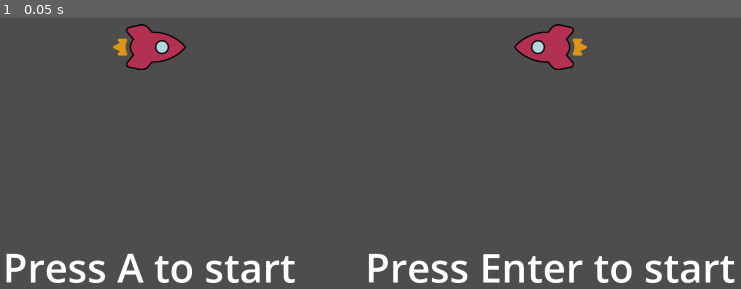
Above: before the commit, frame 1.
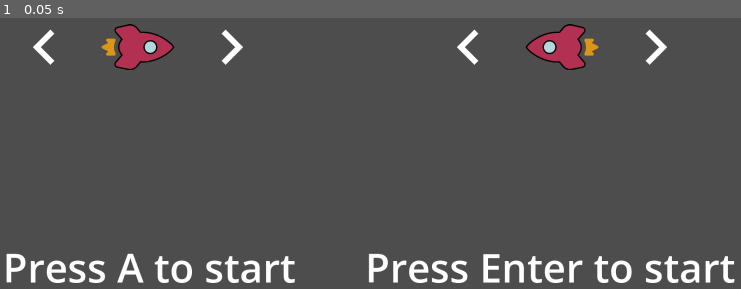
Above: after the commit, the same moment.

Repository: RajwolChapagain/Arcade-Game
Game: Godot game, scene res://UI/main_menu.tscn
Same seed, same stepped clock (60 frames per second), same inputs: the game is played once before the commit and once after it. This scene is started directly instead of the project's main scene.
Inputs:
- Up to frame 1 (0.05 s): no input

The runs differ from the first frame. In frame 1, 2.4% of the frame differs, in the area x 4-91%, y 2-20%.

Commit message:
Add arrows to main menu

Diff:
--- a/UI/main_menu.tscn
+++ b/UI/main_menu.tscn
@@ -1,5 +1,6 @@
-[gd_scene load_steps=2 format=3 uid="uid://mf26dw6pyc04"]
+[gd_scene load_steps=3 format=3 uid="uid://mf26dw6pyc04"]
 
+[ext_resource type="Texture2D" uid="uid://c87ojw4yeuuud" path="res://UI/right_arrow.svg" id="1_5rmpm"]
 [ext_resource type="Texture2D" uid="uid://dvoiqv1dp1eab" path="res://ship/stock_ship.svg" id="1_835c4"]
 
 [node name="MainMenu" type="Control"]
@@ -11,7 +12,7 @@
 grow_vertical = 2
 size_flags_vertical = 4
 
-[node name="HBoxContainer" type="HBoxContainer" parent="."]
+[node name="Prompt" type="HBoxContainer" parent="."]
 layout_mode = 1
 anchors_preset = 12
 anchor_top = 1.0
@@ -23,7 +24,7 @@
 grow_vertical = 0
 alignment = 1
 
-[node name="Label" type="Label" parent="HBoxContainer"]
+[node name="Label" type="Label" parent="Prompt"]
 layout_mode = 2
 size_flags_horizontal = 3
 theme_override_font_sizes/font_size = 100
@@ -31,7 +32,7 @@
 horizontal_alignment = 1
 vertical_alignment = 1
 
-[node name="Label2" type="Label" parent="HBoxContainer"]
+[node name="Label2" type="Label" parent="Prompt"]
 layout_mode = 2
 size_flags_horizontal = 3
 theme_override_font_sizes/font_size = 100
@@ -39,24 +40,76 @@
 horizontal_alignment = 1
 vertical_alignment = 1
 
-[node name="HBoxContainer2" type="HBoxContainer" parent="."]
+[node name="Selection" type="HBoxContainer" parent="."]
 layout_mode = 1
 anchors_preset = 14
 anchor_top = 0.5
 anchor_right = 1.0
 anchor_bottom = 0.5
+offset_left = 207.0
+offset_top = -57.0
+offset_right = -207.0
+offset_bottom = 58.0
 grow_horizontal = 2
 grow_vertical = 2
 
-[node name="TextureRect" type="TextureRect" parent="HBoxContainer2"]
+[node name="LeftItems" type="HBoxContainer" parent="Selection"]
 layout_mode = 2
 size_flags_horizontal = 3
+
+[node name="LeftLeftArrow" type="TextureRect" parent="Selection/LeftItems"]
+layout_mode = 2
+texture = ExtResource("1_5rmpm")
+stretch_mode = 3
+flip_h = true
+
+[node name="Control" type="Control" parent="Selection/LeftItems"]
+layout_mode = 2
+size_flags_horizontal = 3
+
+[node name="LeftShip" type="TextureRect" parent="Selection/LeftItems"]
+layout_mode = 2
 texture = ExtResource("1_835c4")
 stretch_mode = 5
 
-[node name="TextureRect2" type="TextureRect" parent="HBoxContainer2"]
+[node name="Control2" type="Control" parent="Selection/LeftItems"]
 layout_mode = 2
 size_flags_horizontal = 3
+
+[node name="LeftRightArrow" type="TextureRect" parent="Selection/LeftItems"]
+layout_mode = 2
+texture = ExtResource("1_5rmpm")
+stretch_mode = 3
+
+[node name="Seperator" type="Control" parent="Selection"]
+layout_mode = 2
+size_flags_horizontal = 3
+
+[node name="RightItems" type="HBoxContainer" parent="Selection"]
+layout_mode = 2
+size_flags_horizontal = 3
+
+[node name="RightLeftArrow" type="TextureRect" parent="Selection/RightItems"]
+layout_mode = 2
+texture = ExtResource("1_5rmpm")
+stretch_mode = 3
+flip_h = true
+
+[node name="Control3" type="Control" parent="Selection/RightItems"]
+layout_mode = 2
+size_flags_horizontal = 3
+
+[node name="RightShip" type="TextureRect" parent="Selection/RightItems"]
+layout_mode = 2
 texture = ExtResource("1_835c4")
 stretch_mode = 5
 flip_h = true
+
+[node name="Control4" type="Control" parent="Selection/RightItems"]
+layout_mode = 2
+size_flags_horizontal = 3
+
+[node name="RightRightArrow" type="TextureRect" parent="Selection/RightItems"]
+layout_mode = 2
+texture = ExtResource("1_5rmpm")
+stretch_mode = 3
--- /dev/null
+++ b/UI/right_arrow.svg
@@ -0,0 +1,35 @@
+<?xml version="1.0" encoding="UTF-8" standalone="no"?>
+<svg
+   width="14.233756mm"
+   height="23.176373mm"
+   viewBox="0 0 14.233756 23.176373"
+   version="1.1"
+   id="svg1940"
+   sodipodi:docname="rocket-6972424.svg"
+   xml:space="preserve"
+   inkscape:export-filename="..\Projects\Godot\Arcade-Game\UI\right_arrow.svg"
+   inkscape:export-xdpi="96"
+   inkscape:export-ydpi="96"
+   xmlns:inkscape="http://www.inkscape.org/namespaces/inkscape"
+   xmlns:sodipodi="http://sodipodi.sourceforge.net/DTD/sodipodi-0.dtd"
+   xmlns="http://www.w3.org/2000/svg"
+   xmlns:svg="http://www.w3.org/2000/svg"
+   xmlns:rdf="http://www.w3.org/1999/02/22-rdf-syntax-ns#"
+   xmlns:cc="http://creativecommons.org/ns#"
+   xmlns:dc="http://purl.org/dc/elements/1.1/"><sodipodi:namedview
+     id="namedview1"
+     pagecolor="#ffffff"
+     bordercolor="#000000"
+     borderopacity="0.25"
+     inkscape:showpageshadow="2"
+     inkscape:pageopacity="0.0"
+     inkscape:pagecheckerboard="true"
+     inkscape:deskcolor="#d1d1d1"
+     inkscape:document-units="mm" /><title
+     id="title1031">Spaceship</title><defs
+     id="defs1937" /><metadata
+     id="metadata1029"><rdf:RDF><cc:Work
+         rdf:about=""><dc:title>Spaceship</dc:title></cc:Work></rdf:RDF></metadata><path
+     id="path3"
+     style="fill:#ffffff;stroke-width:0.264583"
+     d="M 2.6458358,-3.9401932e-7 -4.2489517e-6,2.6458336 8.9420828,11.58844 -4.2489517e-6,20.530526 2.6458258,23.176366 14.233753,11.588438 Z" /></svg>
Not shown, added: UI/right_arrow.svg.import
